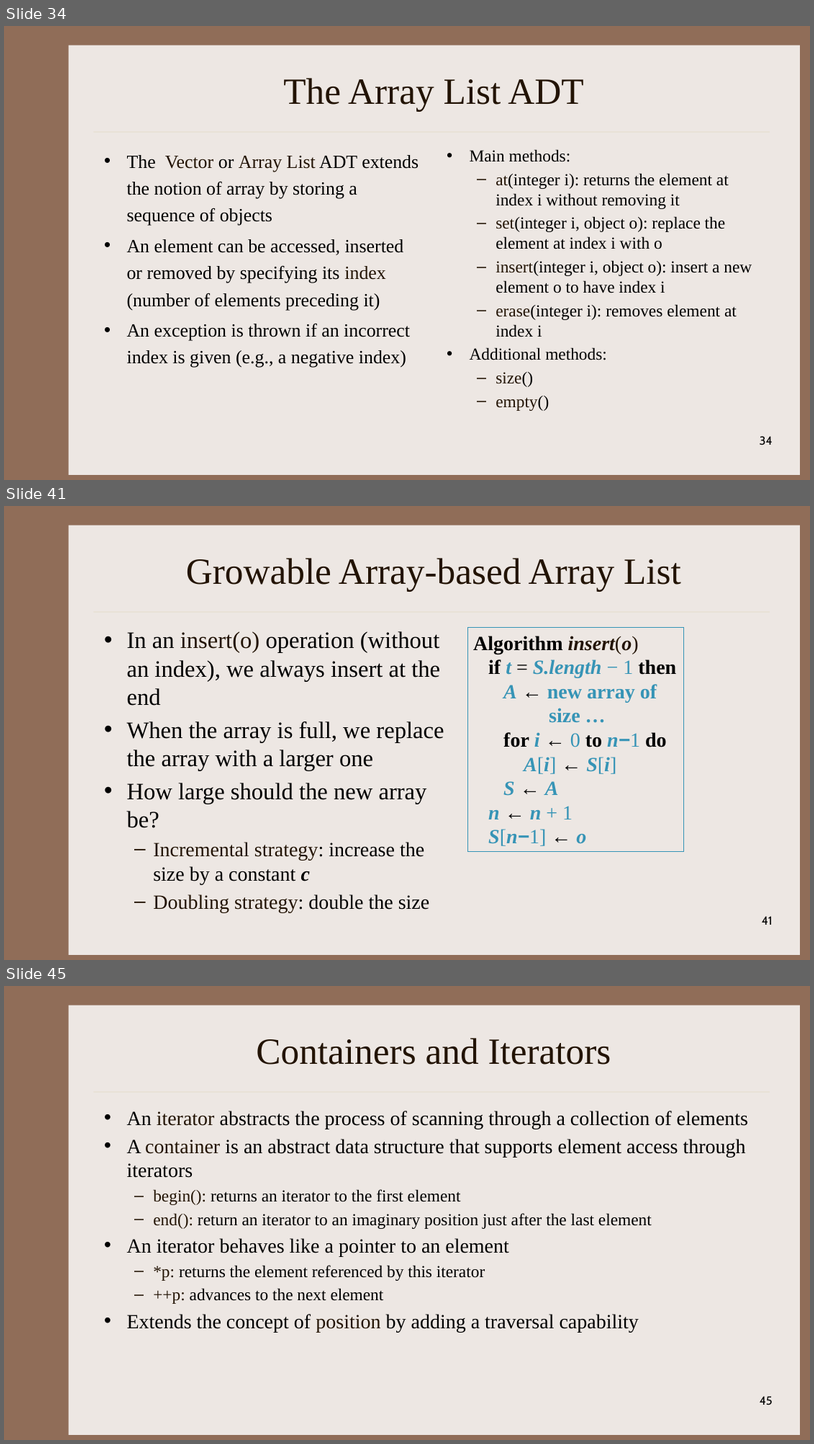
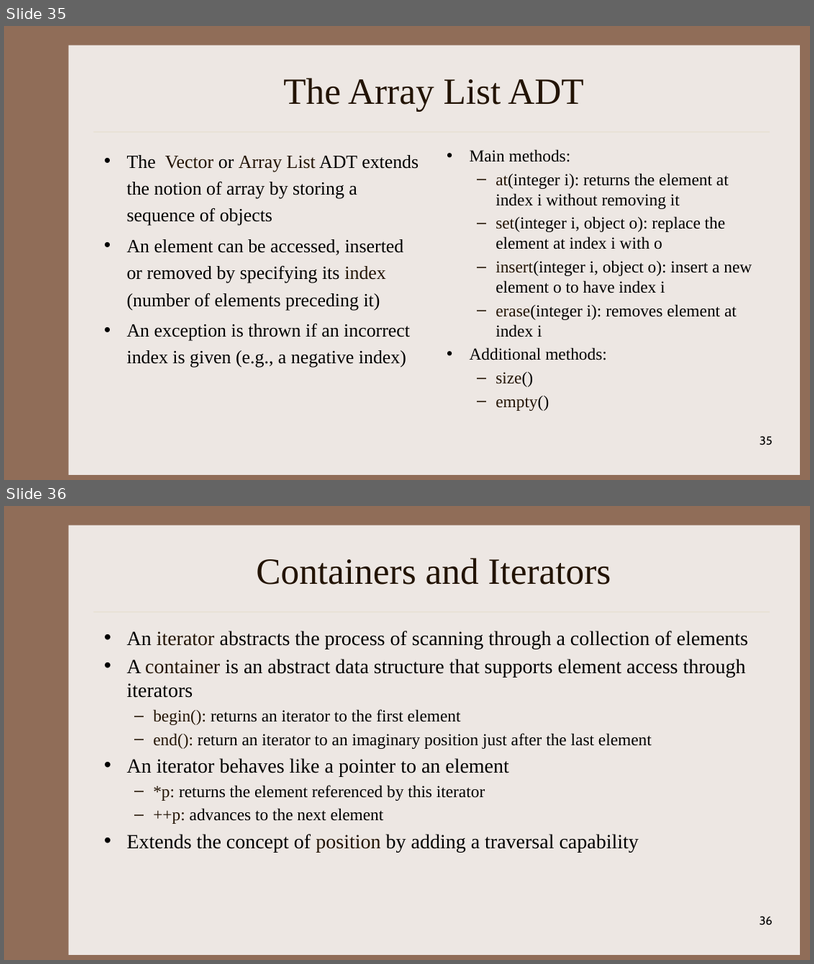
Before and after one commit to kapsitis/rbs-datastructures, a slide deck: slides/DS_Week04_02_StacksAndQueues.pptx. Shown one above the other, each under a label of ours: slides 34, 41 and 45 before the commit, slides 35 and 36 after it; the slides between them are not shown. The pictures are 814x1444 and 814x964 pixels, drawn with LibreOffice and Linux fonts; fonts in the diff are those of the drawing. Boxes give left, top, right and bottom in pixels: in the first picture for what was removed or moved away, otherwise in the second. Text is boxed around its words. In the diff, an @@ line names an element or a change of style, - is before the commit and + after.

```diff
--- a/slides/DS_Week04_02_StacksAndQueues.pptx
+++ b/slides/DS_Week04_02_StacksAndQueues.pptx
@@ slide 41 removed at (4,506,810,960), background #906D58; not listed: 2 template elements that a slide beside it also shows @@
@@ title removed at (186,558,682,591) @@
-Growable Array-based Array List
@@ text removed at (127,631,444,912) @@
-• In an insert(o) operation (without an index), we always insert at the end
-• When the array is full, we replace the array with a larger one
-• How large should the new array be?
-  – Incremental strategy: increase the size by a constant c
-  – Doubling strategy: double the size
@@ rectangle removed at (468,627,684,851) @@
-Algorithm insert(o)
-if t = S.length − 1 then
-A ← new array of
-size …
-for i ← 0 to n−1 do
-A[i] ← S[i]
-S ← A
-n ← n + 1
-S[n−1] ← o
@@ page number removed at (762,916,773,924) @@
-41
@@ what was slide 34 is now slide 35 @@
@@ page number at (760,436,773,445): text changed @@
-34
+35
@@ what was slide 45 is now slide 36 @@
@@ page number at (760,916,773,925): text changed @@
-45
+36
```
Also in this commit, not shown: 4 slides changed, 1 slide added, 9 other slides removed, 17 other files.
